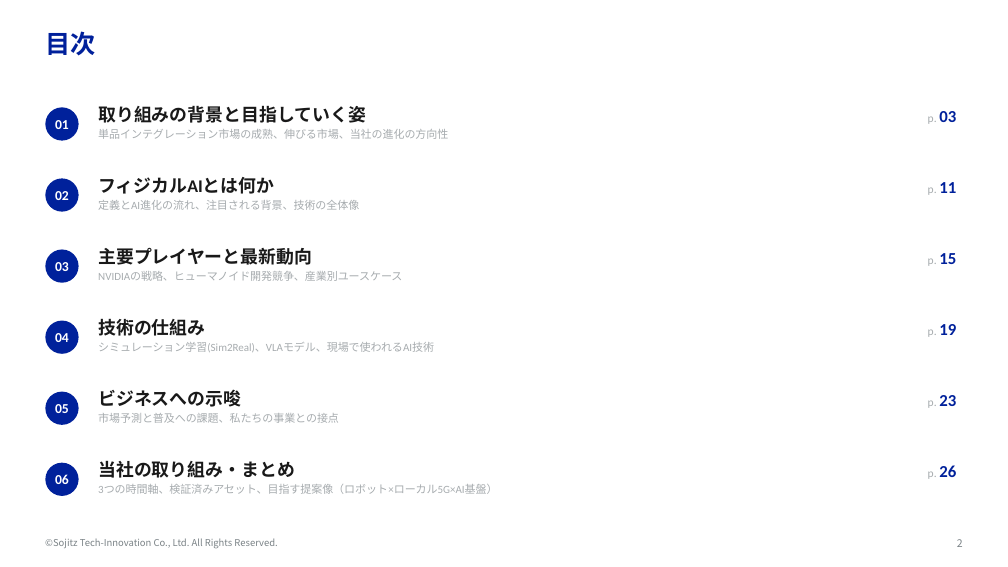
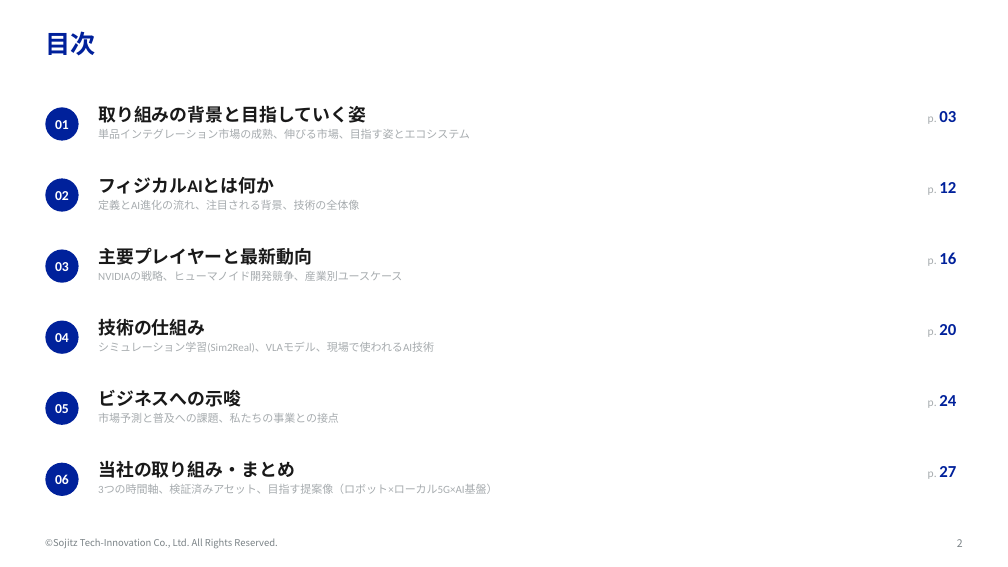
Before and after one commit to yktashiro2/aap, a slide deck: slide 2 of docs/フィジカルAI勉強会.pptx. Drawn at 1008x567 pixels with LibreOffice and Linux fonts; fonts in the diff are those of the drawing; background and template pictures are left out. Boxes give left, top, right and bottom in pixels: in the first picture for what was removed or moved away, otherwise in the second. Text is boxed around its words. In the diff, an @@ line names an element or a change of style, - is before the commit and + after.

```diff
--- a/docs/フィジカルAI勉強会.pptx
+++ b/docs/フィジカルAI勉強会.pptx
@@ text at (98, 129, 470, 139): text changed @@
-単品インテグレーション市場の成熟、伸びる市場、当社の進化の方向性
+単品インテグレーション市場の成熟、伸びる市場、目指す姿とエコシステム
@@ text at (928, 182, 956, 195): text changed @@
-p. 11
+p. 12
@@ text at (928, 252, 956, 266): text changed @@
-p. 15
+p. 16
@@ text at (928, 324, 956, 337): text changed @@
-p. 19
+p. 20
@@ text at (928, 395, 956, 408): text changed @@
-p. 23
+p. 24
@@ text at (928, 466, 956, 479): text changed @@
-p. 26
+p. 27
```
Also in this commit, not shown: 18 other slides changed, 1 slide added.
